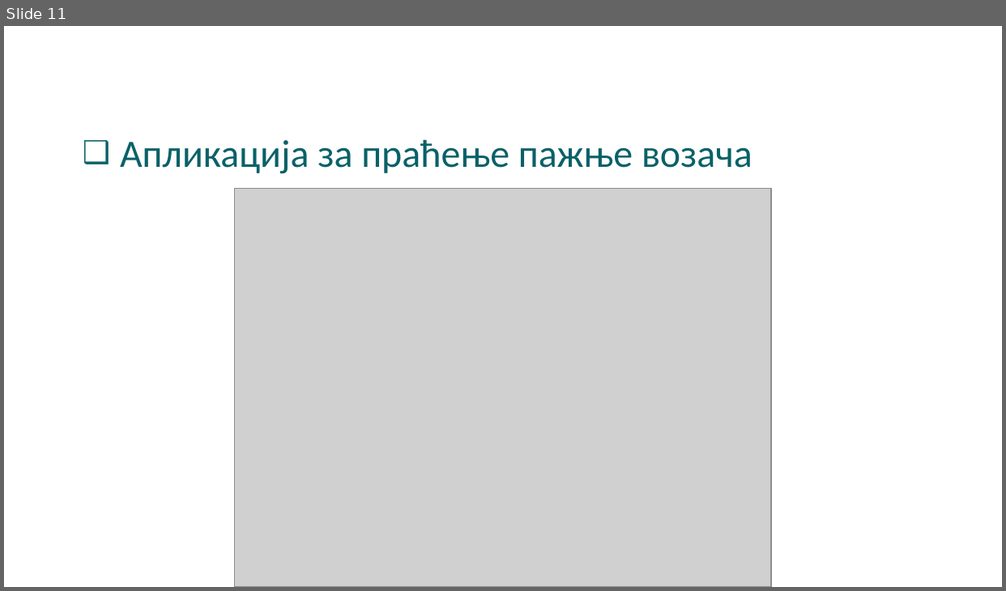
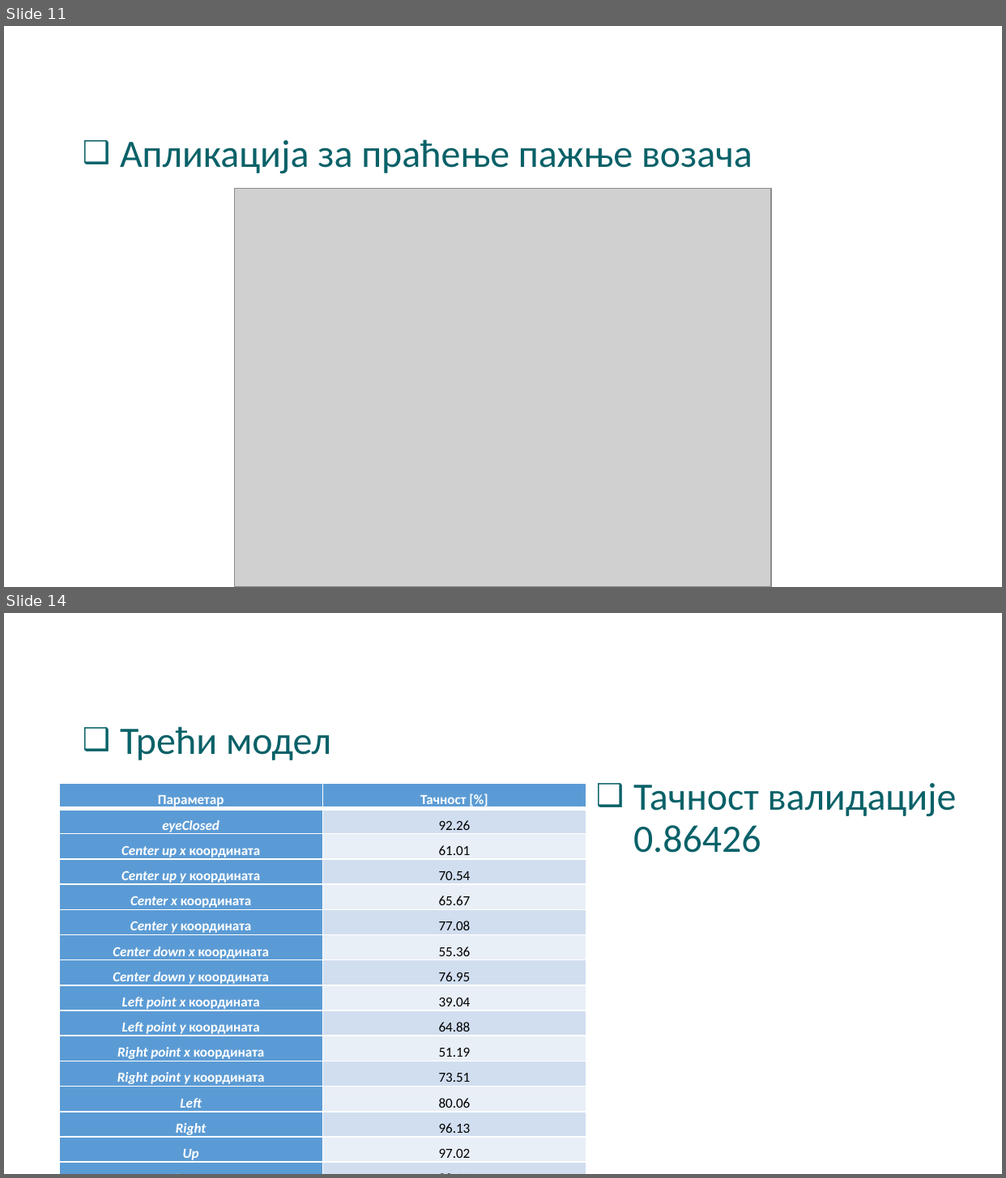
Before and after one commit to AleksaArsic/ADAS-ML-Driver-Monitoring-System, a slide deck: doc/DriverAttentionSystem_2.pptx. Shown one above the other, each under a label of ours: slide 11 before the commit, slides 11 and 14 after it; the slides between them are not shown. The pictures are 1006x591 and 1006x1178 pixels, drawn with LibreOffice and Linux fonts; fonts in the diff are those of the drawing; grey boxes stand for pictures; background and template pictures are left out. Boxes give left, top, right and bottom in pixels: in the first picture for what was removed or moved away, otherwise in the second. Text is boxed around its words. In the diff, an @@ line names an element or a change of style, - is before the commit and + after.

```diff
--- a/doc/DriverAttentionSystem_2.pptx
+++ b/doc/DriverAttentionSystem_2.pptx
@@ slide 14 added at (4, 613, 1002, 1174), background #FFFFFF @@
@@ title added at (59, 627, 809, 683), 44 pt, text #FFFFFF, bold @@
+Евалуација
@@ text added at (120, 726, 331, 760), 28 pt, text #096168 @@
+❑ Трећи модел
@@ table added at (59, 784, 586, 1165), 16 rows, 2 columns @@
+Параметар | Тачност [%]
+eyeClosed | 92.26
+Center up x координата | 61.01
+Center up y координата | 70.54
+Center x координата | 65.67
+Center y координата | 77.08
+Center down x координата | 55.36
+Center down y координата | 76.95
+Left point x координата | 39.04
+Left point y координата | 64.88
+Right point x координата | 51.19
+Right point y координата | 73.51
+Left | 80.06
+Right | 96.13
+Up | 97.02
+Down | 88.99
@@ text added at (633, 783, 957, 853), 28 pt, text #096168 @@
+❑ Тачност валидације 0.86426
```
Also in this commit, not shown: 2 slides changed, 4 other slides added, 1 slide removed, 2 other files.
